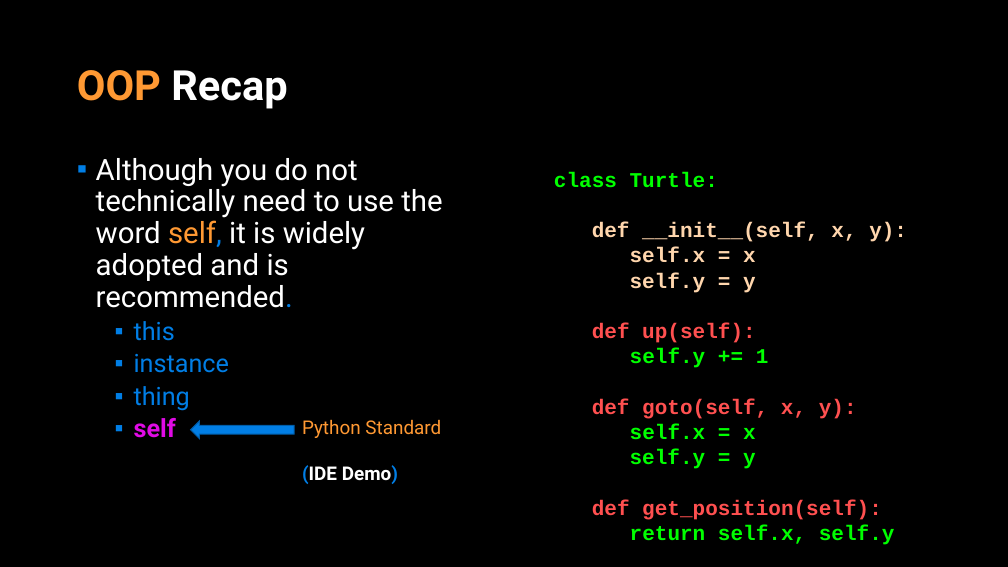
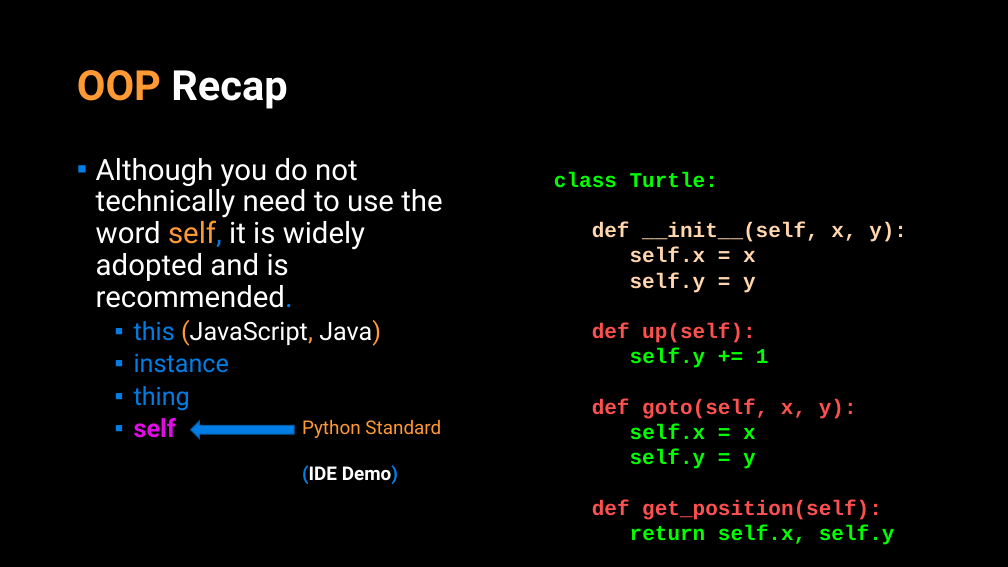
Before and after one commit to APS106/APS106-winter-2023-kinsella-goodfellow, a slide deck: slide 14 of lectures/week10/lecture2/slides/week10_lecture2.pptx. Drawn at 1008x567 pixels with LibreOffice and Linux fonts; fonts in the diff are those of the drawing; background and template pictures are left out. Boxes give left, top, right and bottom in pixels: in the first picture for what was removed or moved away, otherwise in the second. Text is boxed around its words. In the diff, an @@ line names an element or a change of style, - is before the commit and + after.

```diff
--- a/lectures/week10/lecture2/slides/week10_lecture2.pptx
+++ b/lectures/week10/lecture2/slides/week10_lecture2.pptx
@@ text at bbox=[134, 320, 381, 346]: text changed; text colour #017EE5 to #FFFFFF @@
-  ▪ this
+  ▪ this (JavaScript, Java)
```
Also in this commit, not shown: 7 other slides changed, 4 slides added, 6 other files.
